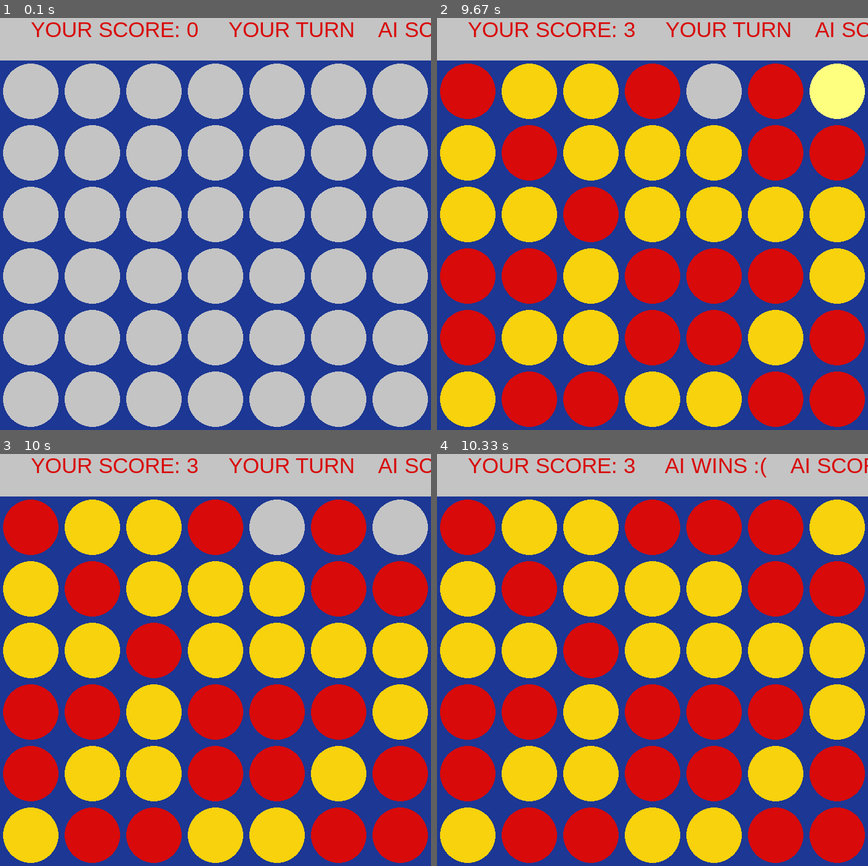
Above: before the commit, frames 1-4 (two rows, left to right).
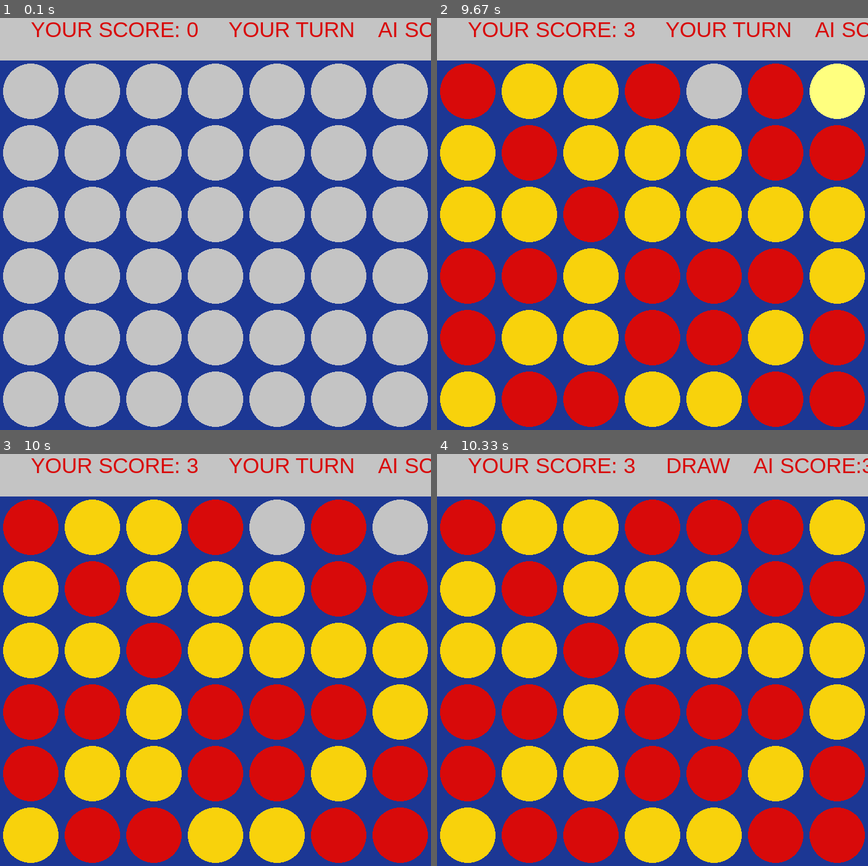
Above: after the commit, the same moments.

Repository: Alimohamad21/Connect-Four-AI
Game: pygame game, started from main.py
The game is run twice, just before and just after one commit, with the same random seed, the same clock (stepped at 60 frames per second) and the same inputs.
Inputs (mouse positions are in pixels of both pictures, inside the frame that each line leads up to):
- Up to frame 1 (0.1 s): no input
- Up to frame 2 (9.67 s): click (652, 215) at 0.38 s; click (730, 92) at 0.72 s; click (493, 141) at 1.05 s; click (799, 310) at 1.38 s; click (609, 191) at 1.72 s; click (669, 294) at 2.05 s; click (570, 199) at 2.38 s; click (553, 170) at 2.72 s; click (501, 96) at 3.05 s; click (777, 314) at 3.38 s; click (557, 252) at 3.72 s; click (600, 145) at 4.05 s; click (669, 228) at 4.38 s; click (527, 149) at 4.72 s; click (488, 162) at 5.05 s; click (497, 215) at 5.38 s; click (743, 112) at 6.12 s; click (596, 145) at 6.45 s; click (488, 133) at 7.85 s; click (557, 285) at 8.18 s; click (691, 327) at 8.52 s; click (587, 364) at 8.85 s; click (816, 314) at 9.18 s; click (816, 203) at 9.52 s
- Up to frame 3 (10 s): click (198, 486) at 9.85 s
- Up to frame 4 (10.33 s): click (811, 734) at 10.18 s

Frames 1-3 are identical in both runs. In frame 4, 0.9% of the frame differs, in the area x 52-100%, y 0-6%.

Commit message:
minor fix

Diff:
--- a/gui.py
+++ b/gui.py
@@ -24,10 +24,12 @@
     print(pygame.font.get_fonts())
     while True:
         if isFull(boardState):
-            if yellowScore>redScore:
+            if yellowScore > redScore:
                 message = 'YOU WIN !'
+            elif yellowScore < redScore:
+                message = 'AI WINS :('
             else:
-                message = 'AI WINS :('
+                message = 'DRAW'
         elif isUserTurn:
             message = 'YOUR TURN'
         else:
@@ -81,6 +83,8 @@
                      (0, 0, WINDOW_WIDTH, 100))
     font = pygame.font.SysFont('Arial', 35)
     SCREEN.blit(font.render(message, True, RED), (50, 30))
+
+
 # inkfree for you win
 
 def drawBoard():
--- a/minimaxAlgorithms.py
+++ b/minimaxAlgorithms.py
@@ -1,6 +1,7 @@
 import sys
 
-from scoreFunctions import calculateScore, eval
+from heuristicFunctions import eval
+from scoreFunctions import calculateScore
 from stateFunctions import getChildren, isFull
 
 
